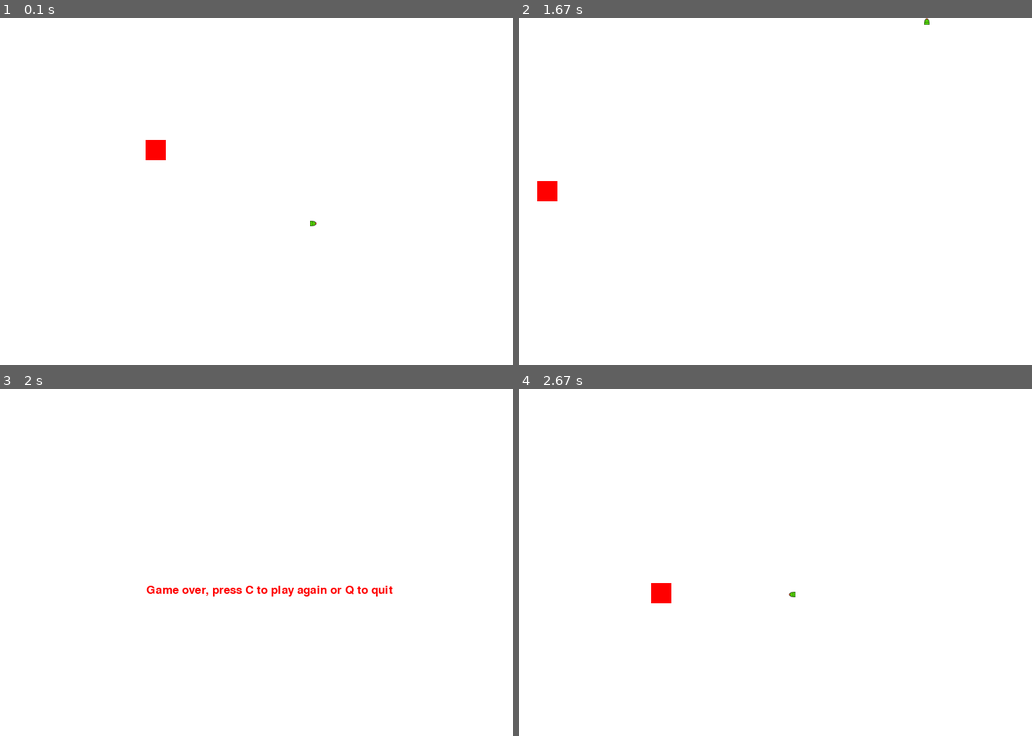
Above: before the commit, frames 1-4 (two rows, left to right).
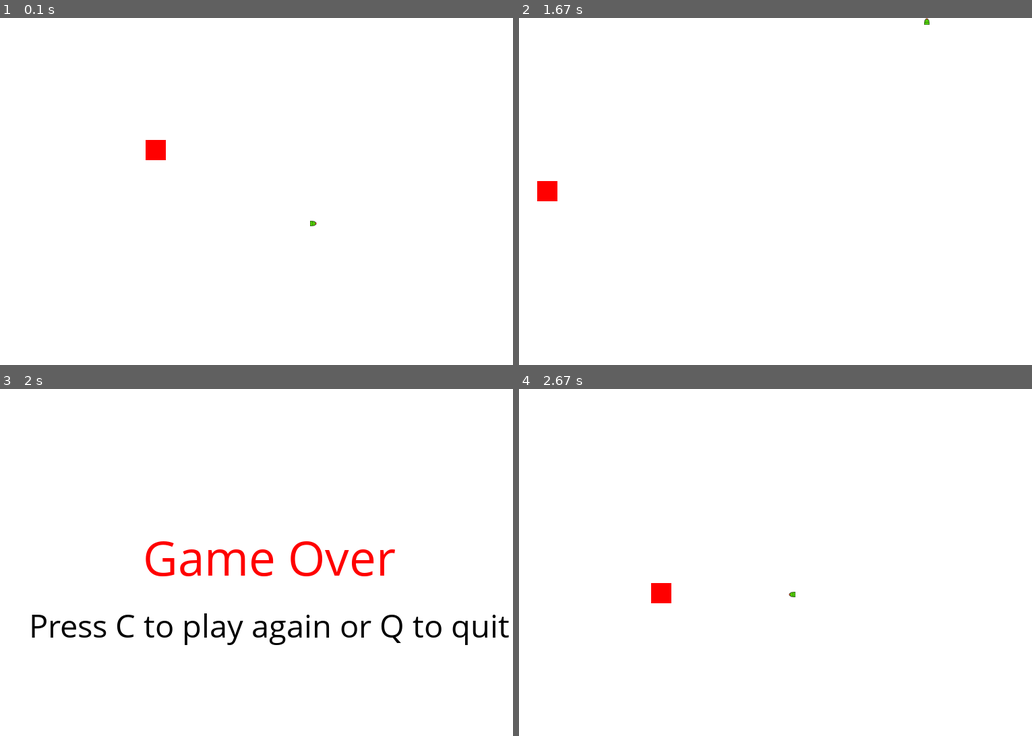
Above: after the commit, the same moments.

Repository: jchen236/pygame_fun
Game: pygame game, started from tutorial_1/framework.py
Same seed, same stepped clock (60 frames per second), same inputs: the game is played once before the commit and once after it.
Inputs:
- Up to frame 1 (0.1 s): no input
- Up to frame 2 (1.67 s): hold Right 0.33-0.8 s; tap C at 0.83 s; hold Up 1.17-1.47 s
- Up to frame 3 (2 s): no input
- Up to frame 4 (2.67 s): tap C at 2 s; hold Left from 2.33 s (still down)

Frames 1-2 are identical in both runs. In frame 3, 3.7% of the frame differs, in the area x 6-100%, y 43-74%; in frame 4, nothing differs.

Commit message:
Update fonts and game over screen

Diff:
--- a/tutorial_1/framework.py
+++ b/tutorial_1/framework.py
@@ -21,7 +21,9 @@
 pygame.display.set_caption("Snake Game")
 
 img = pygame.image.load('./snakehead2.png')
-font = pygame.font.SysFont(None, 25)
+small_font = pygame.font.SysFont("comicsansms", 25)
+med_font = pygame.font.SysFont("comicsansms", 50)
+large_font = pygame.font.SysFont("comicsansms", 75)
 direction = "right"
 
 def snake(snake_list):
@@ -43,9 +45,14 @@
     textSurface = font.render(text, True, color)
     return textSurface, textSurface.get_rect()
 
-def message_to_screen(msg, color):
-    screen_text = font.render(msg, True, color)
-    gameDisplay.blit(screen_text, [DISPLAY_WIDTH/2 - screen_text.get_width()/2, DISPLAY_HEIGHT/2 - screen_text.get_height()/2])
+def message_to_screen(msg, color, y_displace=0, size = "small"):
+    if size == "small":
+        screen_text = small_font.render(msg, True, color)
+    elif size == "med":
+        screen_text = med_font.render(msg, True, color)
+    elif size == "large":
+        screen_text = large_font.render(msg, True, color)
+    gameDisplay.blit(screen_text, [DISPLAY_WIDTH/2 - screen_text.get_width()/2, DISPLAY_HEIGHT/2 - screen_text.get_height()/2 + y_displace])
 
 def gameLoop():
     global direction
@@ -64,7 +71,8 @@
     while not gameExit:
         while gameOver == True:
             gameDisplay.fill(WHITE)
-            message_to_screen("Game over, press C to play again or Q to quit", RED)
+            message_to_screen("Game Over", RED, -50, size = "large")
+            message_to_screen("Press C to play again or Q to quit", BLACK, 50, size = "med")
             pygame.display.update()
             for event in pygame.event.get():
                 if event.type == pygame.QUIT:
@@ -75,6 +83,7 @@
                         gameExit = True
                         gameOver = False
                     if event.key == pygame.K_c:
+                        direction = "right"
                         gameLoop()
 
         for event in pygame.event.get():
